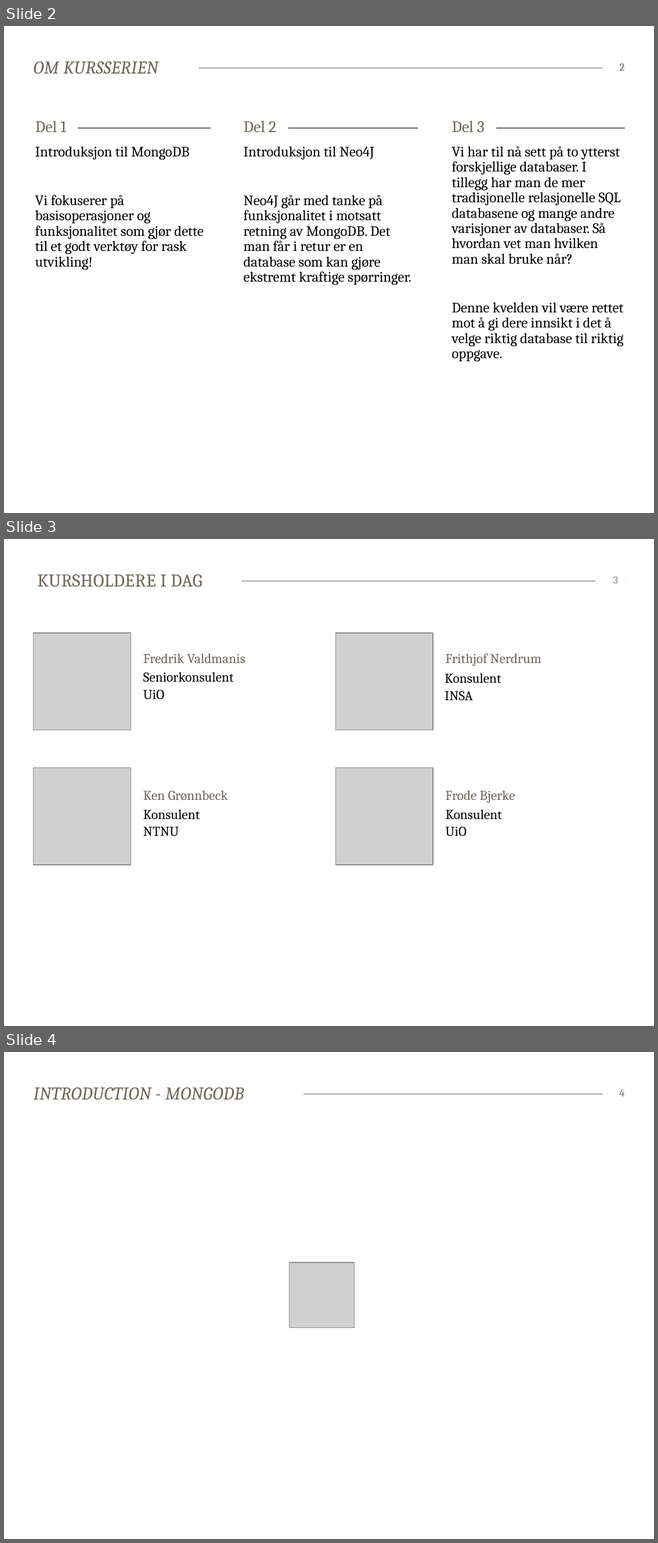
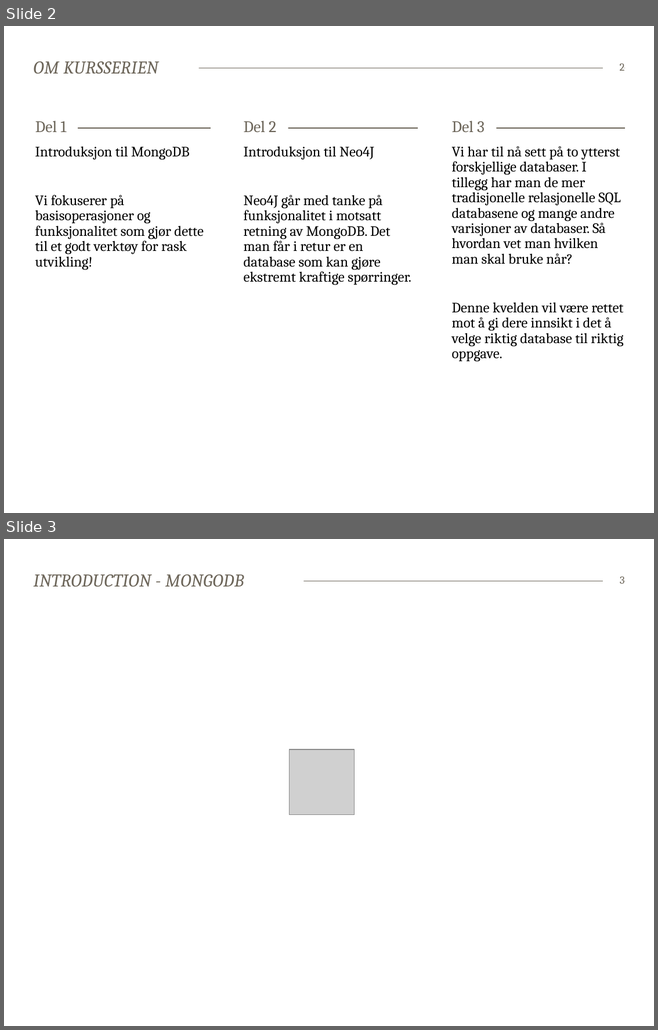
Before and after one commit to bekkopen/databasekurs, a slide deck: mongodb/mongodb-slides.pptx. Shown one above the other, each under a label of ours: slides 2, 3 and 4 before the commit, slides 2 and 3 after it. The pictures are 658x1543 and 658x1030 pixels, drawn with LibreOffice and Linux fonts; fonts in the diff are those of the drawing; grey boxes stand for pictures. Boxes give left, top, right and bottom in pixels: in the first picture for what was removed or moved away, otherwise in the second. Text is boxed around its words. In the diff, an @@ line names an element or a change of style, - is before the commit and + after.

```diff
--- a/mongodb/mongodb-slides.pptx
+++ b/mongodb/mongodb-slides.pptx
@@ slide 3 removed at box(4, 539, 654, 1026), background #FFFFFF; not listed: 1 template element that a slide beside it also shows @@
@@ title removed at box(37, 574, 202, 587) @@
-KURSHOLDERE I DAG
@@ page number removed at box(613, 576, 618, 584) @@
-3
@@ picture removed at box(33, 633, 130, 730) @@
@@ picture removed at box(335, 633, 433, 730) @@
@@ text removed at box(143, 654, 245, 663) @@
-Fredrik Valdmanis
@@ text removed at box(445, 653, 541, 666) @@
-Frithjof Nerdrum
@@ text removed at box(143, 672, 234, 699) @@
-Seniorkonsulent
-UiO
@@ text removed at box(444, 674, 500, 700) @@
-Konsulent
-INSA
@@ picture removed at box(33, 768, 130, 865) @@
@@ picture removed at box(335, 768, 433, 865) @@
@@ text removed at box(143, 791, 228, 800) @@
-Ken Grønnbeck
@@ text removed at box(445, 791, 515, 803) @@
-Frode Bjerke
@@ text removed at box(143, 810, 199, 836) @@
-Konsulent
-NTNU
@@ text removed at box(445, 810, 502, 836) @@
-Konsulent
-UiO
@@ what was slide 4 is now slide 3 @@
@@ page number at box(619, 576, 625, 584): text changed @@
-4
+3
```
Also in this commit, not shown: 2 slides changed, 1 other slide removed.
